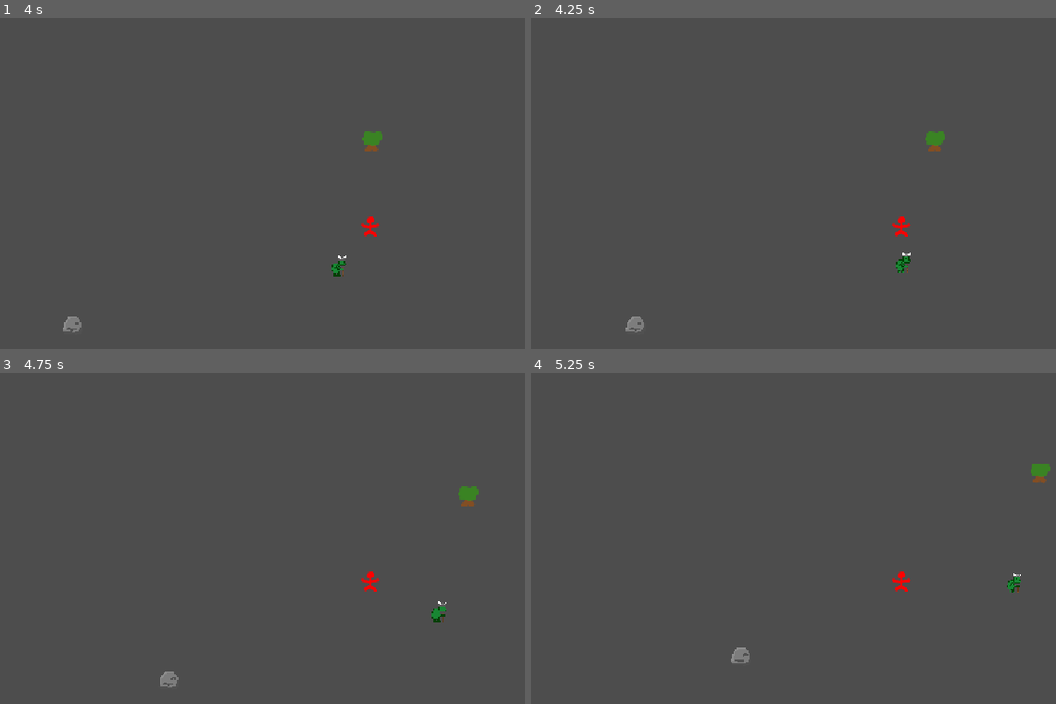
Above: before the commit, frames 1-4 (two rows, left to right).
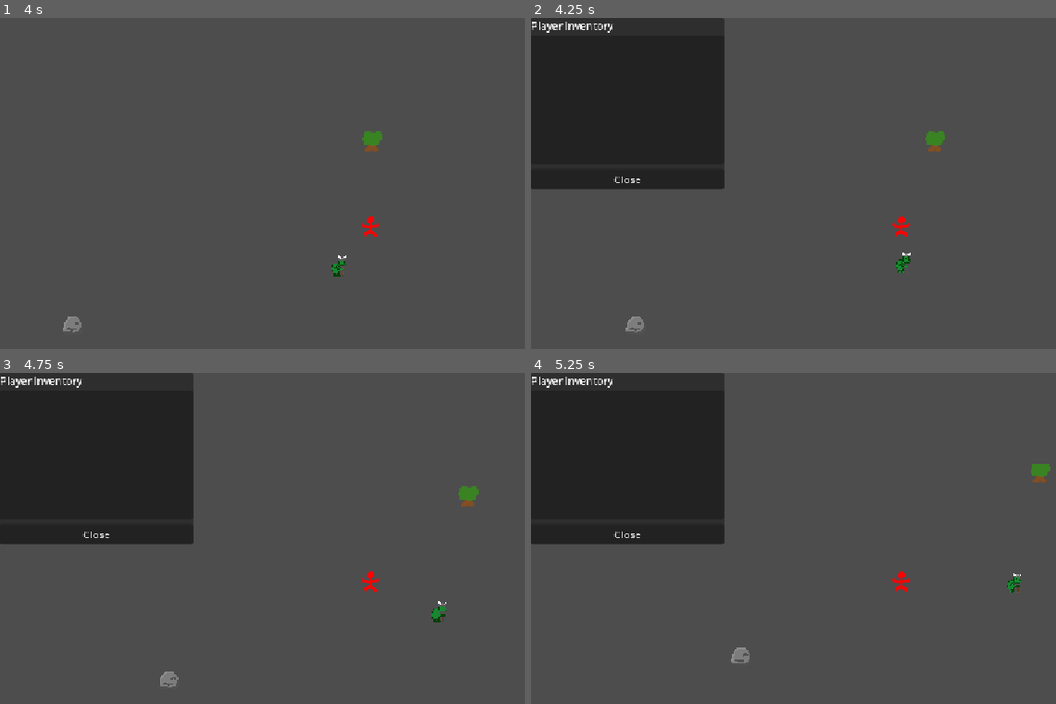
Above: after the commit, the same moments.

Repository: Drewpicus/2dPractice
Game: Godot game, scene res://main.tscn
The game is run twice, just before and just after one commit, with the same random seed, the same clock (stepped at 60 frames per second) and the same inputs.
Inputs (mouse positions are in pixels of both pictures, inside the frame that each line leads up to):
- Up to frame 1 (4 s): move the mouse to (outside the picture) at 0.52 s; hold D (move_right) 0.53-1.28 s; click (outside the picture) at 0.6 s; move the mouse to (220, 246) at 1.27 s; hold S (move_down) 1.28-2.03 s; tap one key every 0.75 s from 1.35 s: T (quick_inspect) E (test) Mouse wheel up (zoom_in) Mouse wheel down (zoom_out); move the mouse to (446, 133) at 2.02 s; hold D (move_right) 2.03-2.78 s; move the mouse to (330, 309) at 2.77 s; hold W (move_up) 2.78-3.53 s; move the mouse to (outside the picture) at 3.52 s; hold A (move_left) from 3.53 s (still down)
- Up to frame 2 (4.25 s): keep holding A (move_left); tap I (inventory, bound only after the commit) at 4.15 s
- Up to frame 3 (4.75 s): keep holding A (move_left); move the mouse to (147, 518) at 4.27 s; click (147, 518) at 4.35 s
- Up to frame 4 (5.25 s): move the mouse to (940, 581) at 5.02 s; release A (move_left) at 5.03 s; hold S (move_down) from 5.03 s (still down); tap T (quick_inspect) at 5.1 s

Frame 1 is identical in both runs. In frame 2, 19% of the frame differs, in the area x 0-37%, y 0-52%; in frame 3, 19%; in frame 4, 19%.

Commit message:
inventory menu

Diff:
--- a/Scripts/Components/player_controller_component.gd
+++ b/Scripts/Components/player_controller_component.gd
@@ -3,13 +3,15 @@
 
 @export var movement_component : MovementComponent
 @export var interaction_menu: InteractionMenu
+@export var inventory_menu: InventoryMenu
 
 func _ready() -> void:
 	var component_folder = get_parent()
 	if not component_folder:
 		push_warning(self," has no Components node, Player Controller will be disabled")
 		return
-
+	if not inventory_menu:
+		inventory_menu = get_tree().root.get_node_or_null("Main/UI/InventoryMenu")
 	movement_component = get_component(&"movement")
 	if not interaction_menu:
 		interaction_menu = get_tree().root.get_node_or_null("Main/UI/InteractionMenu")
@@ -21,6 +23,12 @@
 	movement_component.input_direction = dir
 
 func _unhandled_input(event: InputEvent) -> void:
+	if event.is_action_pressed("inventory"):
+		if inventory_menu.visible:
+			inventory_menu.close_inventory()
+		else:
+			interaction_menu.hide()
+			inventory_menu.show_inventory(root_entity, root_entity)
 	if event.is_action_pressed("interact_menu"):
 		var target := _get_entity_under_mouse()
 		if not target:
--- a/Scripts/Interactions/open_inventory_interaction.gd
+++ b/Scripts/Interactions/open_inventory_interaction.gd
@@ -15,4 +15,11 @@
 	return true
 
 func perform(_interactor: Entity, _target: Entity) -> void:
-	print(_target.get_component(&"inventory").items)
+	var inventory_menu := _interactor.get_tree().root.get_node_or_null(
+		"Main/UI/InventoryMenu"
+	) as InventoryMenu
+
+	if not inventory_menu:
+		return
+
+	inventory_menu.show_inventory(_interactor, _target)
--- a/goblin_coin.tres
+++ b/goblin_coin.tres
@@ -5,13 +5,14 @@
 [ext_resource type="Script" uid="uid://dduoeyiw7b4bg" path="res://equippable_item_component.gd" id="2_jdtvs"]
 [ext_resource type="Texture2D" uid="uid://c7r50v41tfin8" path="res://goblin coin.png" id="4_0imyr"]
 
-[sub_resource type="Resource" id="Resource_qsqoc"]
+[sub_resource type="Resource" id="Resource_jdtvs"]
 script = ExtResource("2_jdtvs")
+slots = Array[StringName]([&"mainhand"])
 metadata/_custom_type_script = "uid://dduoeyiw7b4bg"
 
 [resource]
 script = ExtResource("2_e1353")
 item_name = "Goblin Coin"
 sprite = ExtResource("4_0imyr")
-components = Array[ExtResource("1_1aerr")]([SubResource("Resource_qsqoc")])
+components = Array[ExtResource("1_1aerr")]([SubResource("Resource_jdtvs")])
 metadata/_custom_type_script = "uid://bu0e3fksd35vt"
--- /dev/null
+++ b/inventory_menu.gd
@@ -0,0 +1,203 @@
+extends PanelContainer
+class_name InventoryMenu
+
+
+var _viewer: Entity
+var _owner: Entity
+
+var _inventory: InventoryComponent
+var _viewer_equipment: EquipmentComponent
+
+var _selected_item: Item
+
+
+@onready var _title: Label = $VBoxContainer/Title
+@onready var _item_list: ItemList = $VBoxContainer/ItemList
+@onready var _actions: HBoxContainer = $VBoxContainer/Actions
+@onready var _close_button: Button = $VBoxContainer/Close
+
+
+func _ready() -> void:
+	hide()
+
+	_item_list.item_selected.connect(_on_item_selected)
+	_close_button.pressed.connect(close_inventory)
+
+
+func show_inventory(viewer: Entity, owner: Entity) -> void:
+	_disconnect_sources()
+
+	_viewer = viewer
+	_owner = owner
+
+	_inventory = owner.get_component(&"inventory") as InventoryComponent
+
+	if not _inventory:
+		return
+
+	_viewer_equipment = viewer.get_component(&"equipment") as EquipmentComponent
+
+	if not _inventory.items_updated.is_connected(_rebuild_items):
+		_inventory.items_updated.connect(_rebuild_items)
+
+	if _viewer_equipment:
+		if not _viewer_equipment.equipment_updated.is_connected(_rebuild_actions):
+			_viewer_equipment.equipment_updated.connect(_rebuild_actions)
+
+	_title.text = "%s Inventory" % owner.name
+
+	_selected_item = null
+
+	_rebuild_items()
+	show()
+
+
+func close_inventory() -> void:
+	_disconnect_sources()
+
+	_selected_item = null
+	_inventory = null
+	_viewer_equipment = null
+	_viewer = null
+	_owner = null
+
+	hide()
+
+
+func _disconnect_sources() -> void:
+	if is_instance_valid(_inventory):
+		if _inventory.items_updated.is_connected(_rebuild_items):
+			_inventory.items_updated.disconnect(_rebuild_items)
+
+	if is_instance_valid(_viewer_equipment):
+		if _viewer_equipment.equipment_updated.is_connected(_rebuild_actions):
+			_viewer_equipment.equipment_updated.disconnect(_rebuild_actions)
+
+
+func _rebuild_items() -> void:
+	var previous_selection := _selected_item
+
+	_item_list.clear()
+
+	var selected_index := -1
+
+	for item in _inventory.items:
+		if not item:
+			continue
+
+		var display_name := item.item_name
+
+		if display_name.is_empty() and item.definition:
+			display_name = item.definition.item_name
+
+		if display_name.is_empty():
+			display_name = "Unnamed Item"
+
+		var display_sprite := item.sprite
+
+		if not display_sprite and item.definition:
+			display_sprite = item.definition.sprite
+
+		var index := _item_list.add_item(display_name, display_sprite)
+
+		_item_list.set_item_metadata(index, item)
+
+		if item == previous_selection:
+			selected_index = index
+
+	if selected_index >= 0:
+		_item_list.select(selected_index)
+		_selected_item = _item_list.get_item_metadata(selected_index) as Item
+	else:
+		_selected_item = null
+
+	_rebuild_actions()
+
+
+func _on_item_selected(index: int) -> void:
+	_selected_item = _item_list.get_item_metadata(index) as Item
+	_rebuild_actions()
+
+
+func _rebuild_actions() -> void:
+	for child in _actions.get_children():
+		_actions.remove_child(child)
+		child.queue_free()
+
+	if not _selected_item:
+		return
+
+	if _owner != _viewer:
+		_add_action_button(
+			"Take",
+			_take_selected
+		)
+
+		return
+
+	if not _viewer_equipment:
+		return
+
+	var equippable := _selected_item.get_component(&"equippable") as EquippableItemComponent
+
+	if not equippable:
+		return
+
+	for slot in equippable.slots:
+		if slot not in _viewer_equipment.slots:
+			continue
+
+		if _viewer_equipment.get_equipment(slot) == _selected_item:
+			_add_action_button(
+				"Unequip %s" % String(slot).capitalize(),
+				_unequip_slot.bind(slot)
+			)
+		else:
+			_add_action_button(
+				"Equip %s" % String(slot).capitalize(),
+				_equip_selected.bind(slot)
+			)
+
+
+func _add_action_button(text: String, callback: Callable) -> void:
+	var button := Button.new()
+
+	button.text = text
+	button.pressed.connect(callback)
+
+	_actions.add_child(button)
+
+
+func _take_selected() -> void:
+	if not _selected_item:
+		return
+
+	if not is_instance_valid(_viewer):
+		return
+
+	var viewer_inventory := _viewer.get_component(&"inventory") as InventoryComponent
+
+	if not viewer_inventory:
+		return
+
+	var taken_item := _inventory.remove_item(_selected_item)
+
+	if taken_item:
+		viewer_inventory.add_item(taken_item)
+
+
+func _equip_selected(slot: StringName) -> void:
+	if not _selected_item:
+		return
+
+	if not _viewer_equipment:
+		return
+
+	_viewer_equipment.equip(slot, _selected_item)
+
+
+func _unequip_slot(slot: StringName) -> void:
+	if not _viewer_equipment:
+		return
+
+	_viewer_equipment.unequip(slot)
--- a/main.tscn
+++ b/main.tscn
@@ -23,6 +23,7 @@
 [ext_resource type="Script" uid="uid://du6k7n4fgllb6" path="res://Scripts/interaction_menu.gd" id="21_getpj"]
 [ext_resource type="PackedScene" uid="uid://csowv21hir14f" path="res://Scenes/Components/remains_component.tscn" id="21_ryguw"]
 [ext_resource type="Resource" uid="uid://dqrnuc7bhm1pn" path="res://goblin_corpse.tres" id="22_d13ii"]
+[ext_resource type="Script" uid="uid://cpefuibv0hxx" path="res://inventory_menu.gd" id="24_1u8w0"]
 
 [sub_resource type="CircleShape2D" id="CircleShape2D_0xm2m"]
 radius = 16.0
@@ -194,3 +195,26 @@
 
 [node name="VBoxContainer" type="VBoxContainer" parent="UI/InteractionMenu" unique_id=1503330072]
 layout_mode = 2
+
+[node name="InventoryMenu" type="PanelContainer" parent="UI" unique_id=917256915]
+offset_right = 40.0
+offset_bottom = 40.0
+script = ExtResource("24_1u8w0")
+
+[node name="VBoxContainer" type="VBoxContainer" parent="UI/InventoryMenu" unique_id=209366124]
+layout_mode = 2
+
+[node name="Title" type="Label" parent="UI/InventoryMenu/VBoxContainer" unique_id=963951323]
+layout_mode = 2
+text = "Inventory"
+
+[node name="ItemList" type="ItemList" parent="UI/InventoryMenu/VBoxContainer" unique_id=1723063017]
+custom_minimum_size = Vector2(300, 200)
+layout_mode = 2
+
+[node name="Actions" type="HBoxContainer" parent="UI/InventoryMenu/VBoxContainer" unique_id=962565959]
+layout_mode = 2
+
+[node name="Close" type="Button" parent="UI/InventoryMenu/VBoxContainer" unique_id=1555944978]
+layout_mode = 2
+text = "Close"
--- a/project.godot
+++ b/project.godot
@@ -85,6 +85,11 @@
 "events": [Object(InputEventKey,"resource_local_to_scene":false,"resource_name":"","device":-1,"window_id":0,"alt_press …(192 unchanged characters)…
 ]
 }
+inventory={
+"deadzone": 0.2,
+"events": [Object(InputEventKey,"resource_local_to_scene":false,"resource_name":"","device":-1,"window_id":0,"alt_pressed":false,"shift_pressed":false,"ctrl_pressed":false,"meta_pressed":false,"pressed":false,"keycode":0,"physical_keycode":73,"key_label":0,"unicode":105,"location":0,"echo":false,"script":null)
+]
+}
 
 [physics]
 
Not shown, added: inventory_menu.gd.uid
